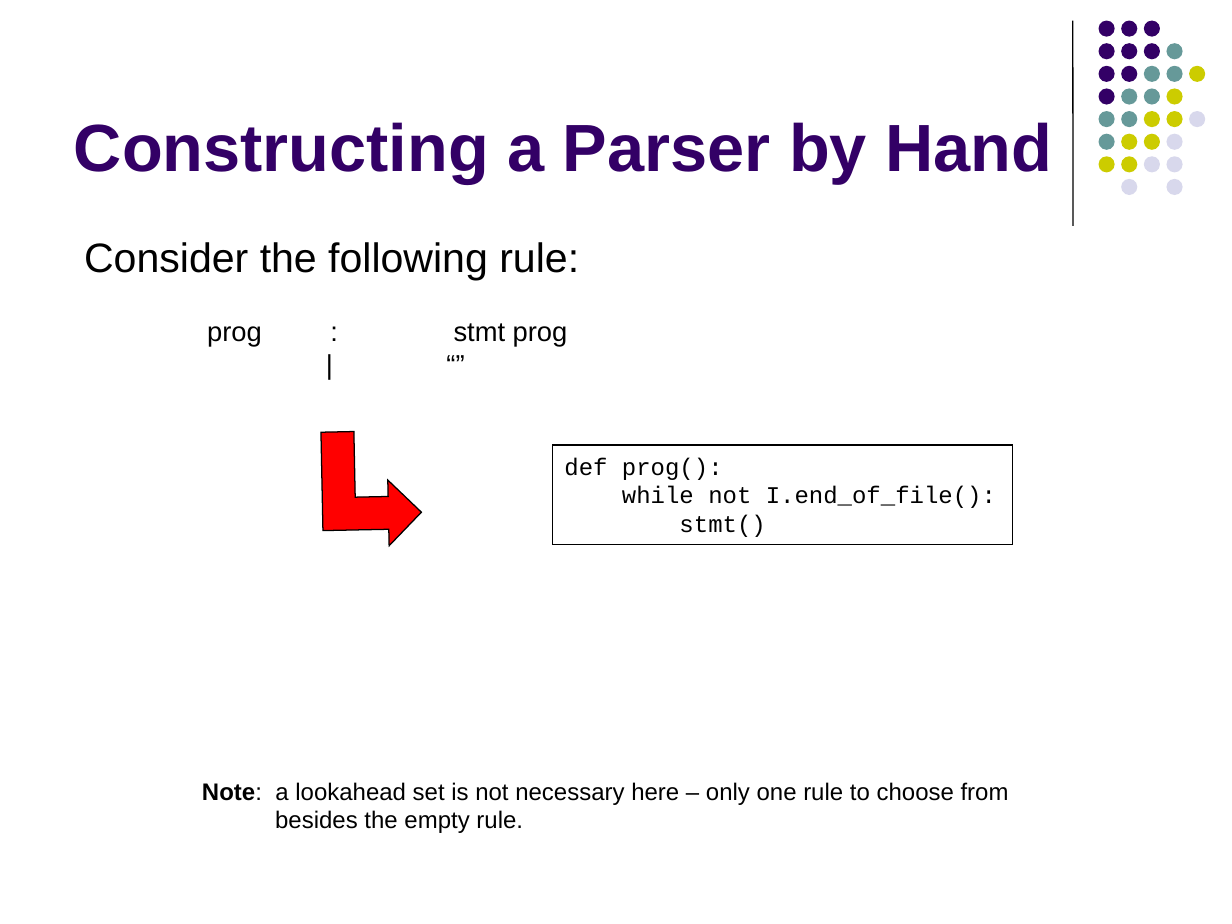
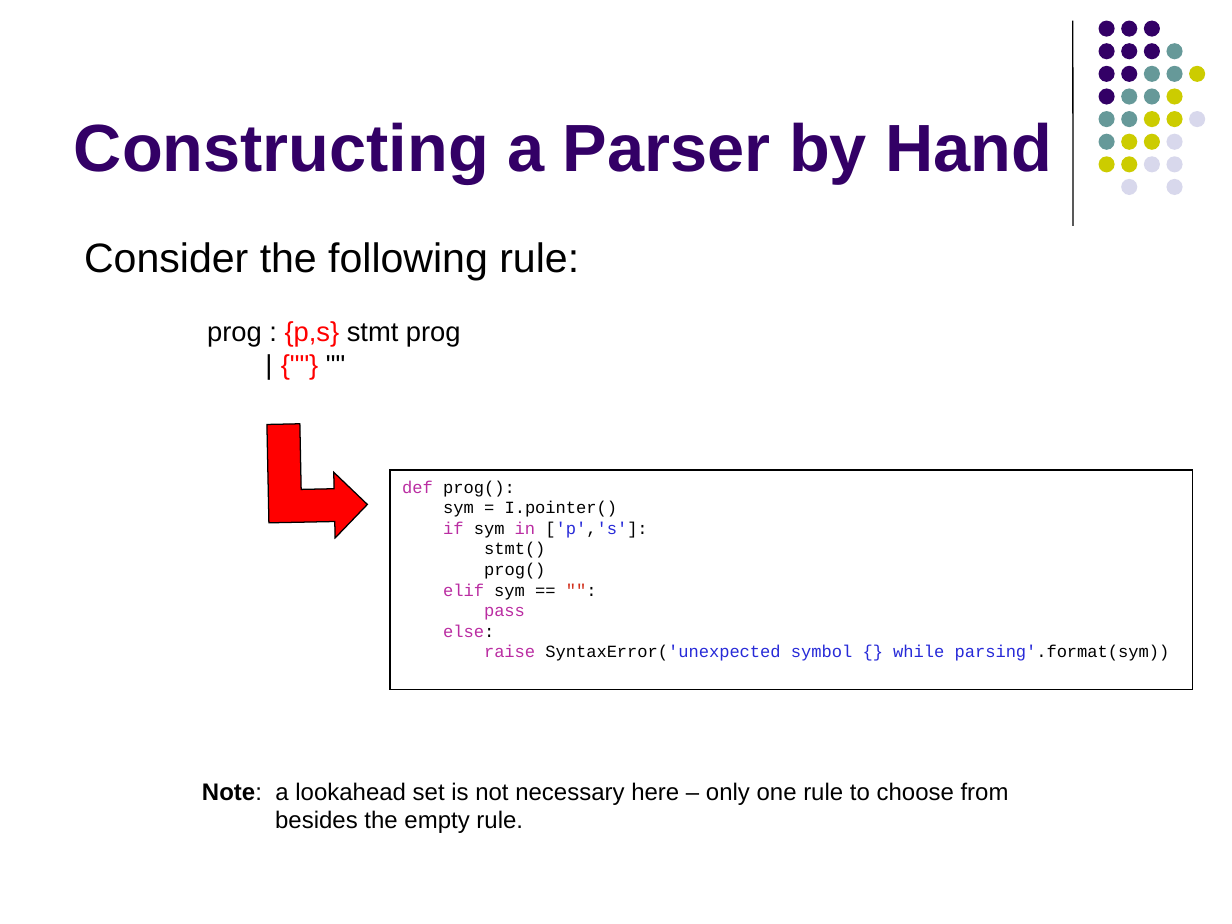
Before and after one commit to lutzhamel/CSC402, a slide deck: slide 19 of csc402-ln002.pptx. Drawn at 1232x924 pixels with LibreOffice and Linux fonts; fonts in the diff are those of the drawing. Boxes give left, top, right and bottom in pixels: in the first picture for what was removed or moved away, otherwise in the second. Text is boxed around its words. In the diff, an @@ line names an element or a change of style, - is before the commit and + after.

```diff
--- a/csc402-ln002.pptx
+++ b/csc402-ln002.pptx
@@ text at (207, 321, 461, 347): text changed @@
-prog : stmt prog
-| “”
+prog : {p,s} stmt prog
+| {""} ""
@@ freeform shape: place and size @@
-freeform shape at (321, 431, 422, 547)
+freeform shape at (267, 422, 368, 539)
@@ rectangle "def prog():": place and size @@
-rectangle "def prog():" at (552, 445, 1013, 545)
+rectangle "def prog():" at (391, 471, 1193, 690)
@@ text in rectangle at (402, 480, 545, 558): size 14 to 10 pt in "def prog():", "stmt()"; text colour #000000 to #BA2DA2 in "def" @@
@@ text in rectangle at (443, 501, 647, 538): text changed; size 14 to 10 pt @@
-while not I.end_of_file():
+sym = I.pointer()
+if sym in ['p','s']:
@@ text in rectangle at (443, 562, 1170, 661): paragraphs added @@
+prog()
+elif sym == "":
+pass
+else:
+raise SyntaxError('unexpected symbol {} while parsing'.format(sym))
```
Also in this commit, not shown: 5 other slides changed, 1 other file.
